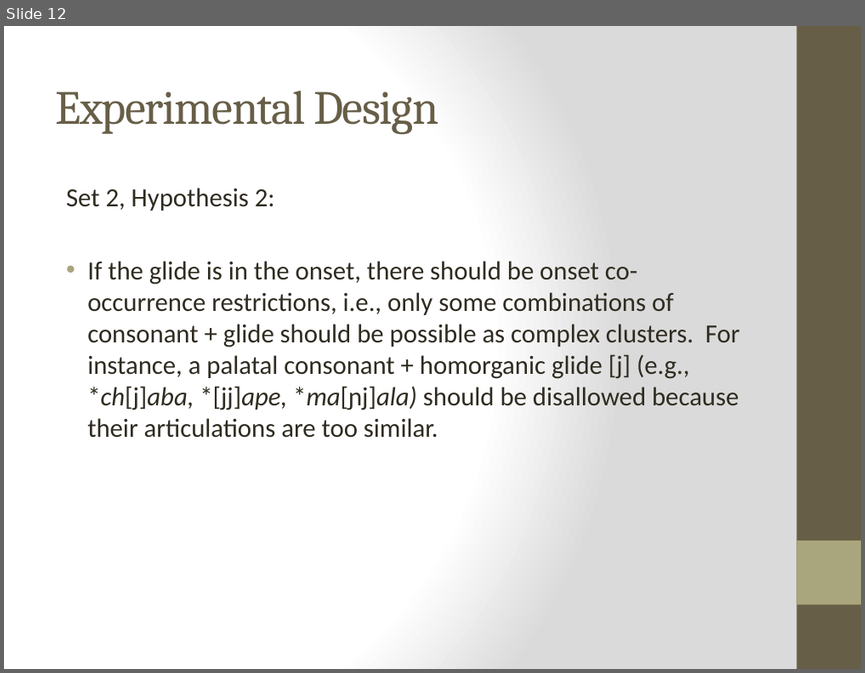
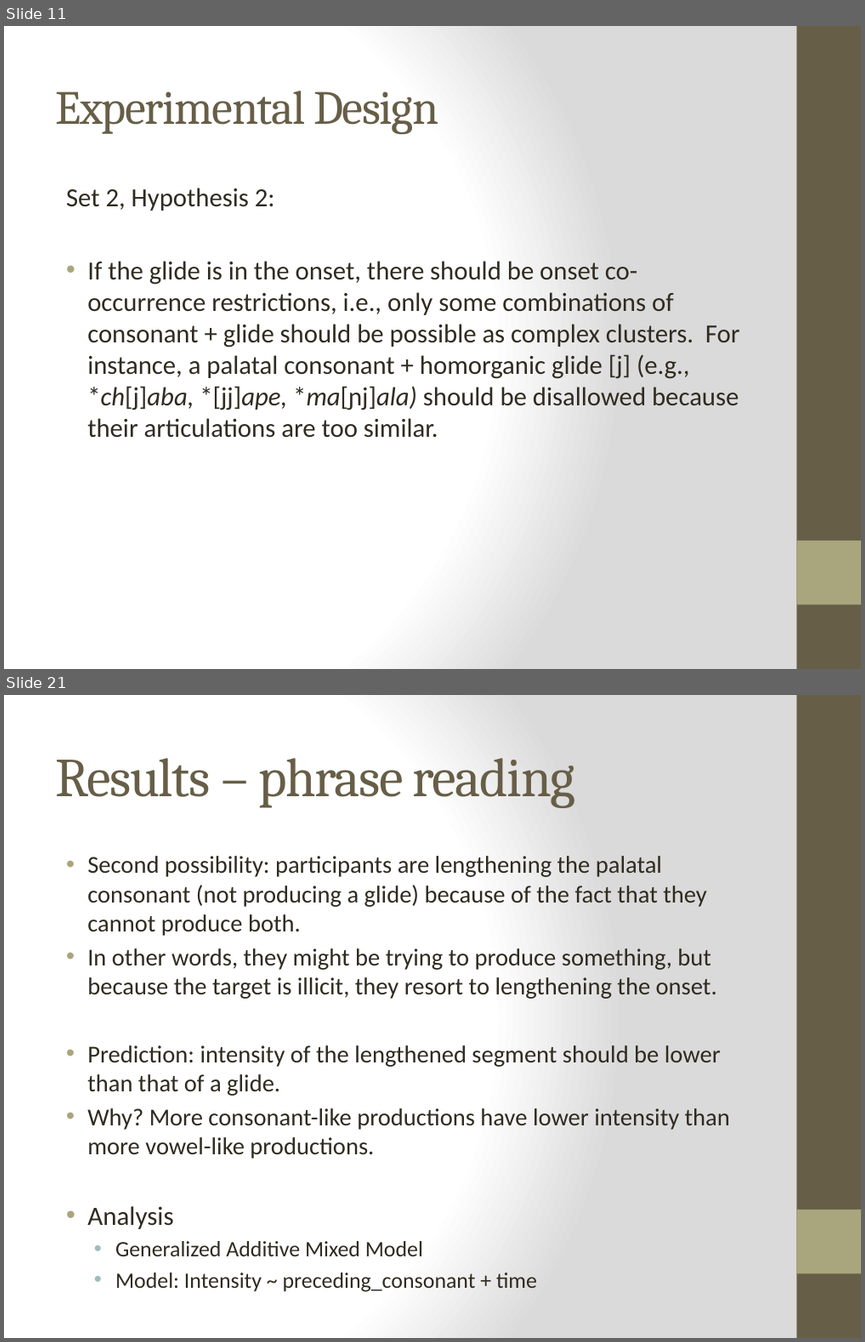
Before and after one commit to jvcasillas/glide_affiliation, a slide deck: Colina, Casillas & Díaz HLS 2018.pptx. Shown one above the other, each under a label of ours: slide 12 before the commit, slides 11 and 21 after it; the slides between them are not shown. The pictures are 865x673 and 865x1342 pixels, drawn with LibreOffice and Linux fonts; fonts in the diff are those of the drawing. Boxes give left, top, right and bottom in pixels: in the first picture for what was removed or moved away, otherwise in the second. Text is boxed around its words. In the diff, an @@ line names an element or a change of style, - is before the commit and + after.

```diff
--- a/Colina, Casillas & Díaz HLS 2018.pptx
+++ b/Colina, Casillas & Díaz HLS 2018.pptx
@@ slide 21 added at (4,695,861,1338), background gradient #FFFFFF to #DADADA; not listed: 2 template elements that a slide beside it also shows @@
@@ title added at (55,758,576,808), 46 pt, text #675E47 @@
+Results – phrase reading
@@ text added at (87,856,730,1292), 20.4 pt, text #2F2B20 @@
+• Second possibility: participants are lengthening the palatal consonant (not producing a glide) because of the fact that they cannot produce both.
+• In other words, they might be trying to produce something, but because the target is illicit, they resort to lengthening the onset.
+• Prediction: intensity of the lengthened segment should be lower than that of a glide.
+• Why? More consonant-like productions have lower intensity than more vowel-like productions.
+• Analysis
+  • Generalized Additive Mixed Model
+  • Model: Intensity ~ preceding_consonant + time
@@ what was slide 12 is now slide 11 @@
```
Also in this commit, not shown: 5 slides changed, 14 other slides added, 1 slide removed.
